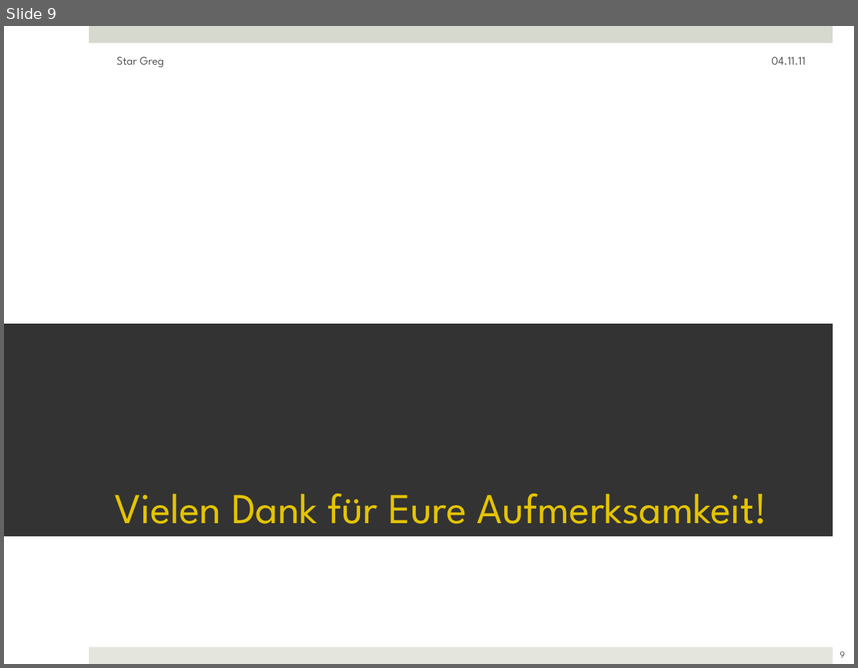
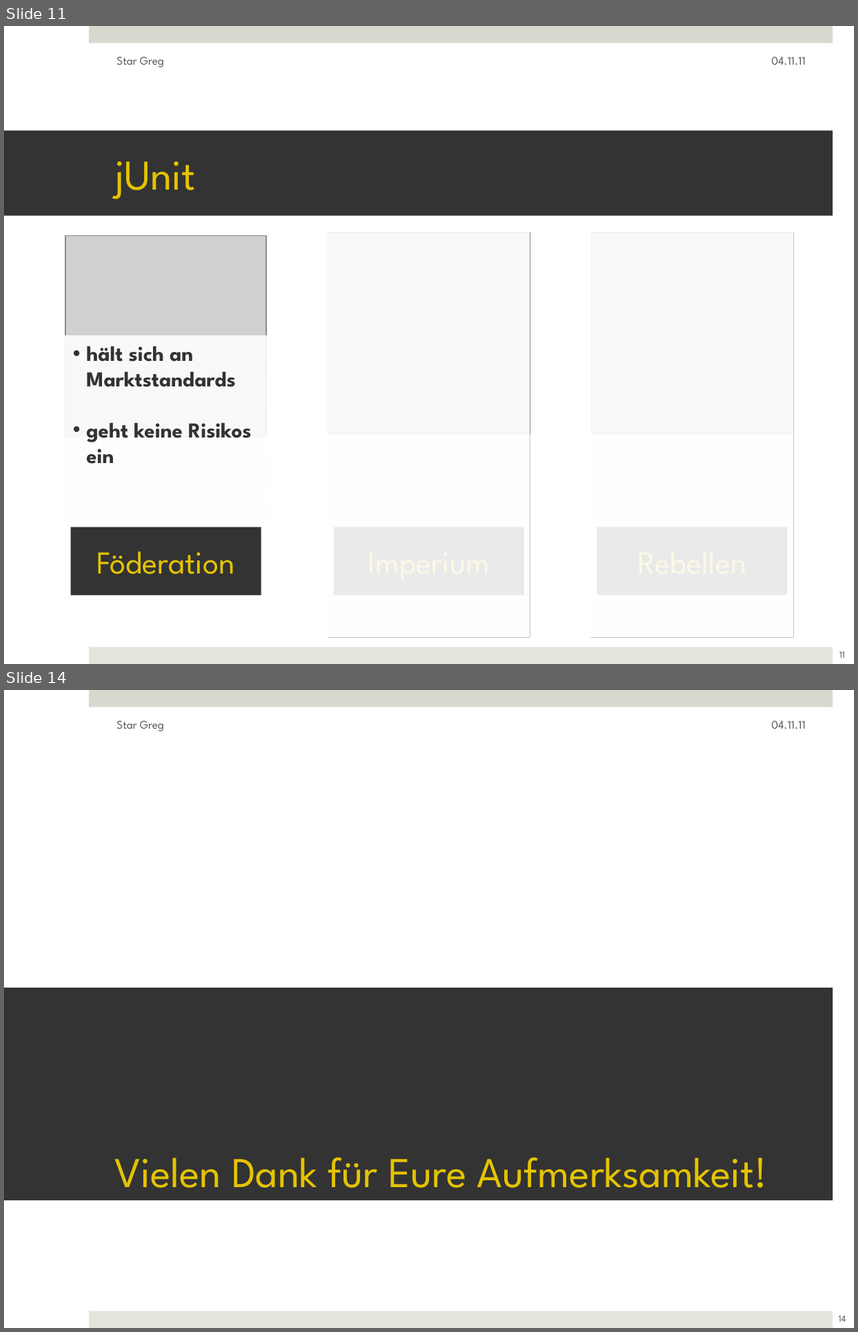
Before and after one commit to ftes/stargreg, a slide deck: 70 Praesentation/40 StarGreg Fredrik.pptx. Shown one above the other, each under a label of ours: slide 9 before the commit, slides 11 and 14 after it; the slides between them are not shown. The pictures are 858x668 and 858x1332 pixels, drawn with LibreOffice and Linux fonts; fonts in the diff are those of the drawing; grey boxes stand for pictures. Boxes give left, top, right and bottom in pixels: in the first picture for what was removed or moved away, otherwise in the second. Text is boxed around its words. In the diff, an @@ line names an element or a change of style, - is before the commit and + after.

```diff
--- a/70 Praesentation/40 StarGreg Fredrik.pptx
+++ b/70 Praesentation/40 StarGreg Fredrik.pptx
@@ slide 11 added at [4, 26, 854, 664], background #FFFFFF; not listed: 2 template elements that a slide beside it also shows @@
@@ text added at [116, 56, 164, 67], 10 pt, text #595959 @@
+Star Greg
@@ text added at [771, 56, 805, 65], 10 pt, text #595959 @@
+04.11.11
@@ title added at [4, 131, 833, 216], fill #333333, 36 pt, text #E4C402 @@
+jUnit
@@ picture added at [328, 232, 530, 433] @@
@@ rectangle added at [328, 232, 530, 637], fill #FFFFFF at 70% opacity @@
@@ rectangle added at [590, 232, 793, 637], fill #FFFFFF at 70% opacity @@
@@ picture added at [591, 232, 792, 433] @@
@@ picture added at [65, 235, 266, 436] @@
@@ rectangle added at [64, 335, 267, 518], fill #FFFFFF at 70% opacity, 18 pt, text #333333, bold @@
+• hält sich an Marktstandards
+• geht keine Risikos ein
@@ rectangle added at [70, 527, 261, 595], fill #333333, 27 pt, text #E4C402 @@
+Föderation
@@ rectangle added at [334, 527, 524, 595], fill #333333 @@
@@ rectangle added at [597, 527, 787, 595], fill #333333 @@
@@ page number added at [840, 651, 845, 657], 8 pt, text #595959 @@
+11
@@ what was slide 9 is now slide 14 @@
@@ page number at [839, 1315, 846, 1321]: text changed @@
-9
+14
```
Also in this commit, not shown: 2 slides changed, 4 other slides added, 1 other file.
